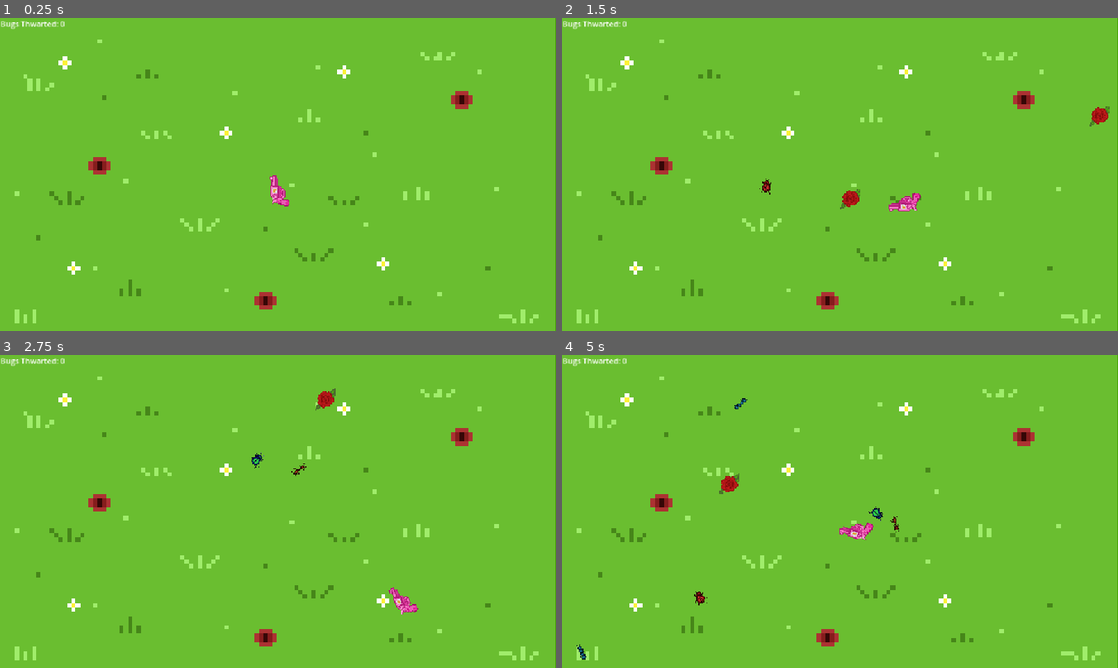
Above: before the commit, frames 1-4 (two rows, left to right).
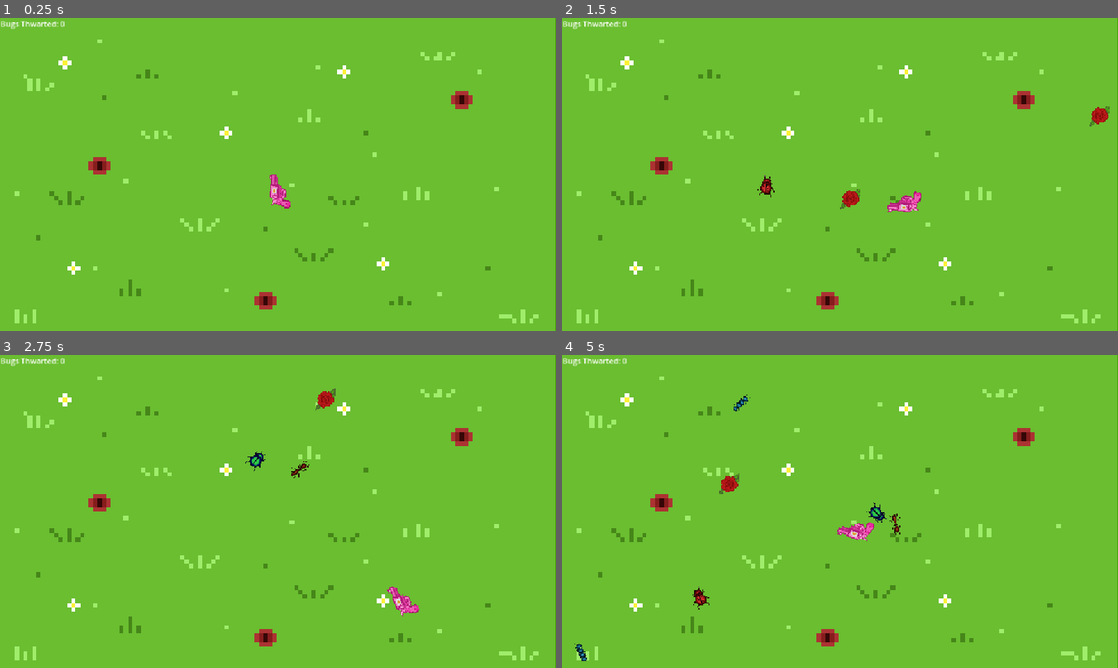
Above: after the commit, the same moments.

Repository: kazziecore/flower-shooter-game
Game: Godot game, scene res://scenes/game.tscn
The game is run twice, just before and just after one commit, with the same random seed, the same clock (stepped at 60 frames per second) and the same inputs.
Inputs (mouse positions are in pixels of both pictures, inside the frame that each line leads up to):
- Up to frame 1 (0.25 s): no input
- Up to frame 2 (1.5 s): tap Enter at 0.5 s; move the mouse to (962, 158) at 0.52 s; hold D (right) 0.53-1.28 s; click (962, 158) at 0.6 s; move the mouse to (728, 190) at 1.27 s; hold S (down) from 1.28 s (still down); click (728, 190) at 1.35 s
- Up to frame 3 (2.75 s): move the mouse to (333, 442) at 2.02 s; release S (down) at 2.03 s; hold D (right) from 2.03 s (still down); click (333, 442) at 2.1 s
- Up to frame 4 (5 s): move the mouse to (812, 574) at 2.77 s; release D (right) at 2.78 s; hold W (up) 2.78-3.53 s; click (812, 574) at 2.85 s; move the mouse to (1006, 558) at 3.52 s; hold A (left) from 3.53 s (still down); click (1006, 558) at 3.6 s; move the mouse to (673, 464) at 4.27 s; click (673, 464) at 4.35 s

The runs differ from the first frame. In frame 1, 0.1% of the frame differs, in the area x 48-53%, y 50-61%; in frame 2, 0.2%; in frame 3, 0.2%; in frame 4, 0.4%, in the area x 2-61%, y 12-98%.

Commit message:
adjusting sprite sizes

Diff:
--- a/flower-shooter-game/scenes/enemy.tscn
+++ b/flower-shooter-game/scenes/enemy.tscn
@@ -8,6 +8,7 @@
 radius = 12.0416
 
 [node name="enemy" type="CharacterBody2D" groups=["enemies"]]
+scale = Vector2(1.35, 1.35)
 script = ExtResource("1_md0e3")
 
 [node name="CollisionShape2D" type="CollisionShape2D" parent="."]
--- a/flower-shooter-game/scenes/player.tscn
+++ b/flower-shooter-game/scenes/player.tscn
@@ -14,7 +14,7 @@
 [node name="Sprite2D" type="Sprite2D" parent="."]
 texture_filter = 1
 position = Vector2(5, 0)
-scale = Vector2(1.485, 1.485)
+scale = Vector2(1.615, 1.615)
 texture = ExtResource("1_3vyb7")
 flip_h = true
 
